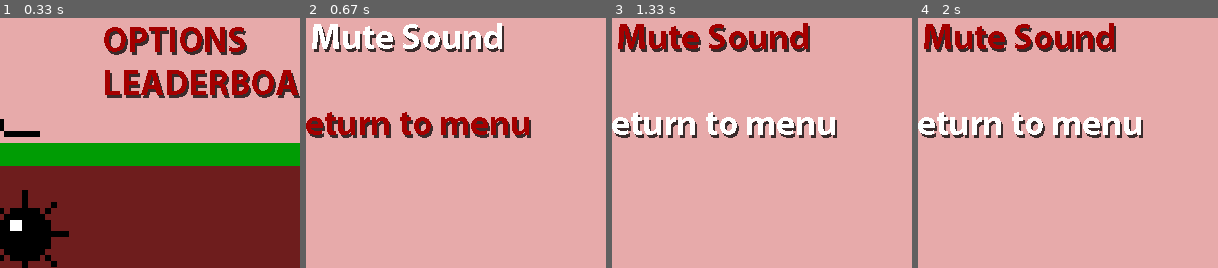
Above: before the commit, frames 1-4 (left to right).
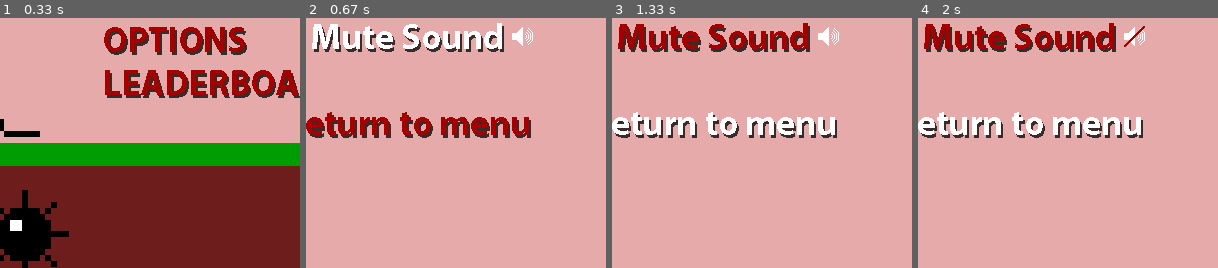
Above: after the commit, the same moments.

Repository: marleysudbury/minesweeper-pygame
Game: pygame game, started from game.py
Same seed, same stepped clock (60 frames per second), same inputs: the game is played once before the commit and once after it.
Inputs (mouse positions are % of the whole screen's width and height, from its top left):
- Up to frame 1 (0.33 s): no input
- Up to frame 2 (0.67 s): click (82, 47) at 0.38 s
- Up to frame 3 (1.33 s): click (19, 35) at 0.72 s; click (86, 85) at 1.05 s
- Up to frame 4 (2 s): click (14, 47) at 1.38 s; click (50, 62) at 1.72 s
The pictures show only the part of the screen within x 33-83%, y 46-96%; the shares and areas given below are measured in that part.

Frame 1 is identical in both runs. In frame 2, 0.2% of the frame differs, in the area x 68-76%, y 3-12%; in frame 3, 0.2%; in frame 4, 0.3%.

Commit message:
Added mute icon. Implements #3

Diff:
--- a/data/leader.txt
+++ b/data/leader.txt
@@ -1,4 +1,4 @@
-MSR,028
+???,999
 ???,999
 ???,999
 ???,0
--- a/game.py
+++ b/game.py
@@ -133,8 +133,13 @@
                     self.game_display.blit(self.images["WIN"], (0, 0))
             elif self.game_state == "LEADERBOARD":
                 self.display_leaderboard()
-            elif self.display_done:
-                self.game_display.blit(self.images["DONE_OVERLAY"], (0, 0))
+            if self.game_state == "OPTIONS":
+                if self.mute:
+                    self.game_display.blit(self.images["MUTED"], (0, 0))
+                else:
+                    self.game_display.blit(self.images["UNMUTED"], (0, 0))
+                if self.display_done:
+                    self.game_display.blit(self.images["DONE_OVERLAY"], (0, 0))
 
             if self.box != None:
                 self.box.draw(self)
@@ -514,9 +519,11 @@
                         # pygame.mixer.stop()
                         if pygame.mixer.get_num_channels() > 0:
                             pygame.mixer.set_num_channels(0)
+                            self.mute = True
                         else:
                             pygame.mixer.set_num_channels(8)
                             self.sounds["music"].play()
+                            self.mute = False
 
                         print("Shhh")
                         self.display_done = True
@@ -640,6 +647,9 @@
             str(image_path / "options3.png"))
         self.images["DONE_OVERLAY"] = pygame.image.load(
             str(image_path / "done.png"))
+        self.images["MUTED"] = pygame.image.load(str(image_path / "muted.png"))
+        self.images["UNMUTED"] = pygame.image.load(
+            str(image_path / "unmuted.png"))
 
         # Leaderboard
         self.images["LEADERBOARD_SCREEN"] = pygame.image.load(
Binary file added: data/muted.png
Binary file added: data/unmuted.png
